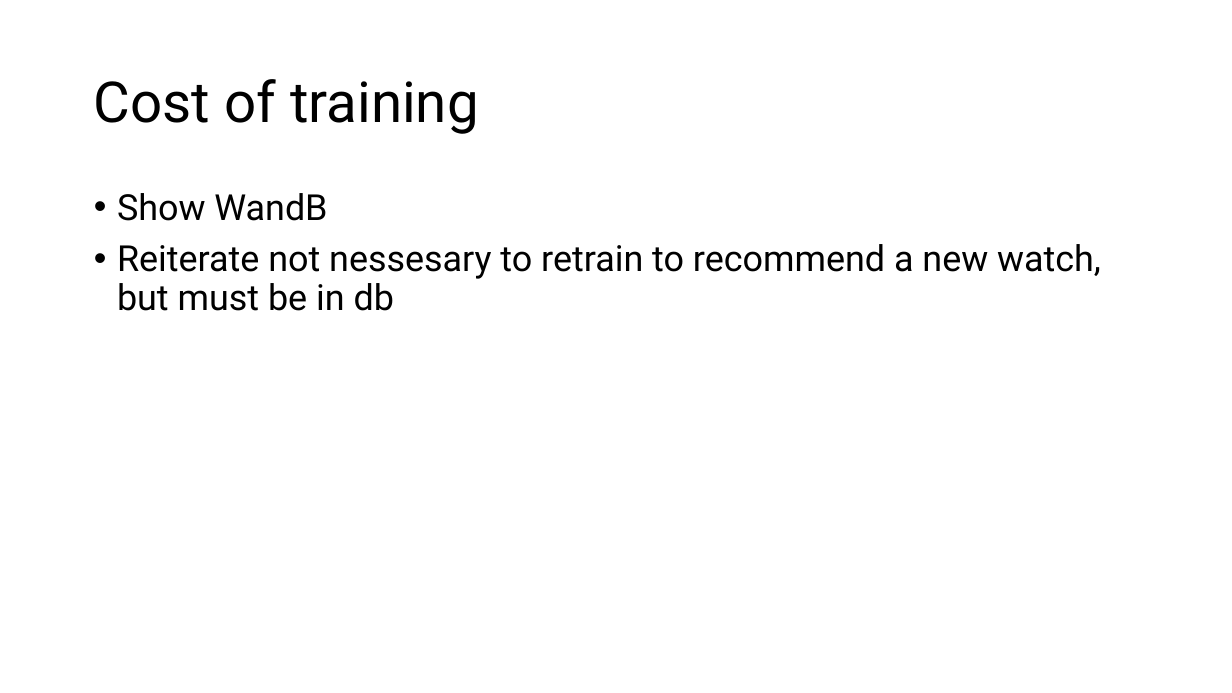
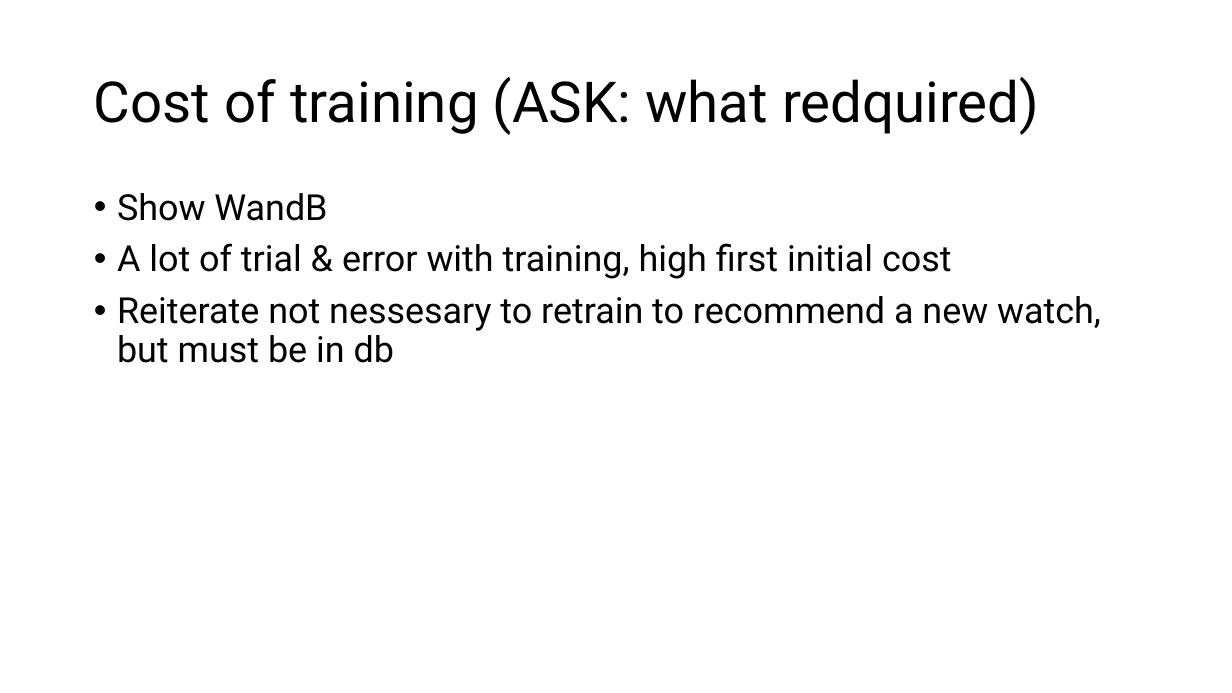
Before and after one commit to Luk-stud/Watch-recomender-DISPRO, a slide deck: slide 11 of Base_DISPRO Präsi.pptx (slide 9 before the commit). Drawn at 1232x693 pixels with LibreOffice and Linux fonts; fonts in the diff are those of the drawing. Boxes give left, top, right and bottom in pixels: in the first picture for what was removed or moved away, otherwise in the second. Text is boxed around its words. In the diff, an @@ line names an element or a change of style, - is before the commit and + after.

```diff
--- a/Base_DISPRO Präsi.pptx
+++ b/Base_DISPRO Präsi.pptx
@@ title at [94, 77, 1039, 135]: text changed @@
-Cost of training
+Cost of training (ASK: what redquired)
@@ text at [117, 243, 952, 279]: paragraph added @@
+• A lot of trial & error with training, high first initial cost
```
Also in this commit, not shown: 8 other slides changed, 6 slides added, 2 slides removed.
